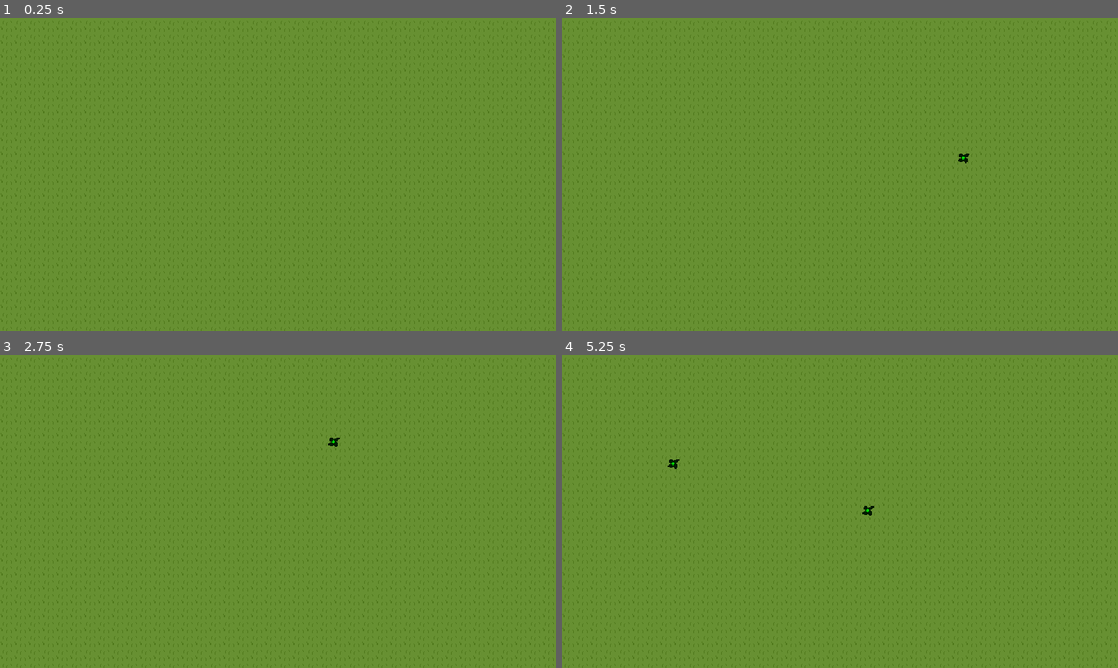
Above: before the commit, frames 1-4 (two rows, left to right).
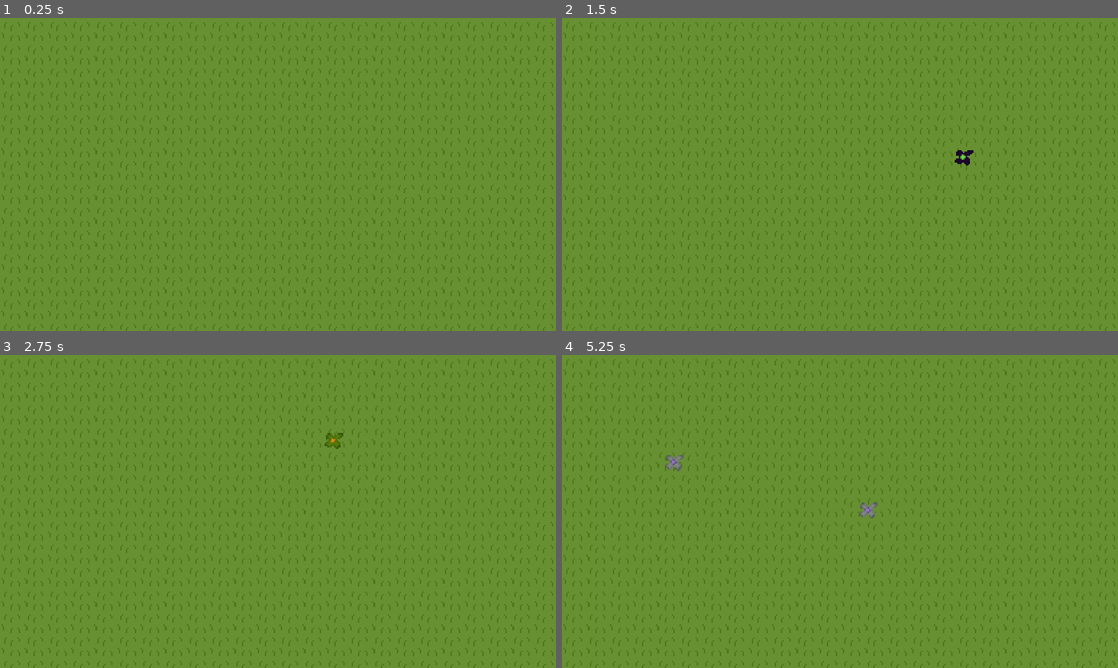
Above: after the commit, the same moments.

Repository: thejenske-dev/Godot-bloemGame
Game: Godot game, scene res://Scenes/test_initial.tscn
The game is run twice, just before and just after one commit, with the same random seed, the same clock (stepped at 60 frames per second) and the same inputs.
Inputs (mouse positions are in pixels of both pictures, inside the frame that each line leads up to):
- Up to frame 1 (0.25 s): no input
- Up to frame 2 (1.5 s): tap Enter at 0.5 s; move the mouse to (962, 158) at 0.52 s; hold Up (arrow_up) 0.53-1.28 s; click (962, 158) at 0.6 s; tap Mouse wheel down (Scroll_down, bound only after the commit) at 0.8, 1.35 s; tap R (Reset) at 1.25 s; move the mouse to (962, 158) at 1.27 s; hold Down (arrow_down) from 1.28 s (still down); click (962, 158) at 1.42 s
- Up to frame 3 (2.75 s): tap Mouse wheel up (Scroll_up, bound only after the commit) at 1.55, 2.1 s; tap R (Reset) at 2 s; move the mouse to (333, 442) at 2.02 s; release Down (arrow_down) at 2.03 s; hold Up (arrow_up) from 2.03 s (still down); click (333, 442) at 2.3 s
- Up to frame 4 (5.25 s): tap R (Reset) at 2.75, 3.5, 4.25 s; move the mouse to (812, 574) at 2.77 s; click (812, 574) at 2.85 s; tap Mouse wheel down (Scroll_down, bound only after the commit) at 3.05, 3.6 s; move the mouse to (812, 574) at 3.52 s; release Up (arrow_up) at 3.53 s; hold Down (arrow_down) from 3.53 s (still down); click (812, 574) at 3.67 s; tap Mouse wheel up (Scroll_up, bound only after the commit) at 3.8, 4.35 s; move the mouse to (673, 464) at 4.27 s; click (673, 464) at 4.55 s; move the mouse to (867, 511) at 5.02 s; click (867, 511) at 5.1 s

The runs differ from the first frame. In frame 2, 0.1% of the frame differs, in the area x 70-74%, y 42-48%; in frame 3, 0.1%; in frame 4, 0.2%, in the area x 18-57%, y 32-53%.

Commit message:
Bloemen veranderen nu van kleur door pijl omhoog/omlaag of scroll weel up en down

Diff:
--- a/Scenes/flower.gd
+++ b/Scenes/flower.gd
@@ -16,5 +16,6 @@
 		# Removes the scene/node from the game safely
 		queue_free() # Replace with function body.
 
-func changeColor(FlowerColor:Color) -> void:
-	$Flower_sprite.self_modulate = FlowerColor
+func changeColor(Center:Color,Leaves:Color) -> void:
+	$Flower_leaves.self_modulate = Leaves
+	$Flower_center.self_modulate = Center
--- a/Scenes/flower.tscn
+++ b/Scenes/flower.tscn
@@ -1,7 +1,8 @@
 [gd_scene format=3 uid="uid://dhruiusce838o"]
 
 [ext_resource type="Script" uid="uid://pqur0wcee3gn" path="res://Scenes/flower.gd" id="1_4r3j5"]
-[ext_resource type="Texture2D" uid="uid://bmmykrt0dticv" path="res://graphics/Flowers/Red_flower.png" id="1_s3cv5"]
+[ext_resource type="Texture2D" uid="uid://bq7v55wivk1y8" path="res://graphics/Flowers/Grayscale_flowerLeaves.png" id="2_hbmji"]
+[ext_resource type="Texture2D" uid="uid://cpq6f8b1dmg8t" path="res://graphics/Flowers/GrayScale_flowerCenter.png" id="3_88g82"]
 
 [sub_resource type="CircleShape2D" id="CircleShape2D_4r3j5"]
 radius = 8.0
@@ -9,11 +10,19 @@
 [node name="Flower" type="Node2D" unique_id=1531035598]
 script = ExtResource("1_4r3j5")
 
-[node name="Flower_sprite" type="Sprite2D" parent="." unique_id=1345069339]
+[node name="Flower_leaves" type="Sprite2D" parent="." unique_id=1345069339]
+self_modulate = Color(0.95686275, 0.17254902, 0.5019608, 1)
 texture_filter = 1
-texture = ExtResource("1_s3cv5")
+texture = ExtResource("2_hbmji")
+
+[node name="Flower_center" type="Sprite2D" parent="." unique_id=59234353]
+self_modulate = Color(0.50332844, 0.4525118, 0.78911275, 1)
+texture_filter = 1
+position = Vector2(0, -1)
+texture = ExtResource("3_88g82")
 
 [node name="Area2D" type="Area2D" parent="." unique_id=1524891180]
+visible = false
 
 [node name="Flower_area" type="CollisionShape2D" parent="Area2D" unique_id=1062308214]
 position = Vector2(1, -1)
--- a/flower_manager.gd
+++ b/flower_manager.gd
@@ -3,8 +3,10 @@
 var m_pos:Vector2
 var reset_active:bool = false
 var flowercolours_pos = 0
-var flowercolours = [0,0,0]
-var flowerColor : Color
+var flower_center_rgb = [0.957,0.173,0.502]
+var flower_leaves_rgb = [0.789, 0.623, 0.094]
+var flowerColor_center = Color(0.957,0.173,0.502)
+var flowerColor_leaves = Color(0.789, 0.623, 0.094)
 
 # Called when the node enters the scene tree for the first time.
 func _ready() -> void:
@@ -18,7 +20,9 @@
 		print(m_pos)
 		var flower_pos = Vector2(get_global_mouse_position())
 		new_flower.position = flower_pos
-		new_flower.changeColor(flowerColor)
+		new_flower.changeColor(flowerColor_center,flowerColor_leaves)
+		print("Center:" , flowerColor_center)
+		print("Leaves:" , flowerColor_leaves)
 		add_child(new_flower)
 
 
@@ -36,26 +40,24 @@
 			reset_active = false
 		else:
 			print("No flowers :)")
+	#Changing flower colours
+	if(Input.is_action_just_pressed("arrow_up") or Input.is_action_just_pressed("Scroll_up") ):
+		#Change flower colour sprite
+		setColors()
+		print("arrow_up pressed")
 
+	if(Input.is_action_just_pressed("arrow_down") or Input.is_action_just_pressed("Scroll_down")):
+		setColors()
+		print("arrow_down pressed")
+func setColors() -> void:
+	for i in range(flower_center_rgb.size()):
+		var randnr_cent = randf_range(0,1)
+		flower_center_rgb.set(i,randnr_cent)
+		print(i)
 
-	#Changing flower colours
-	if(Input.is_action_just_pressed("arrow_up")):
-		#Change flower colour sprite
-		if(flowercolours_pos <2):
-			flowercolours_pos +=1
-			flowercolours[flowercolours_pos] = 1
-		else:
-			flowercolours_pos =0
-			flowercolours[flowercolours_pos] = 1
-		flowerColor = Color(flowercolours[0],flowercolours[1],flowercolours[2])
-		print("arrow_up pressed")
-	if(Input.is_action_just_pressed("arrow_down")):
-		#Change flower colour sprite
-		if(flowercolours_pos >0):
-			flowercolours_pos -=1
-			flowercolours[flowercolours_pos] = 0
-		else:
-			flowercolours_pos =2
-			flowercolours[flowercolours_pos] = 0
-		flowerColor = Color(flowercolours[0],flowercolours[1],flowercolours[2])
-		print("arrow_down pressed")
+	for x in range(flower_leaves_rgb.size()):
+		var randnr_leave = randf_range(0,1)
+		flower_leaves_rgb.set(x, randnr_leave)
+
+	flowerColor_center = Color(flower_center_rgb[0],flower_center_rgb[1],flower_center_rgb[2])
+	flowerColor_leaves = Color(flower_leaves_rgb[0],flower_leaves_rgb[1],flower_center_rgb[2])
--- a/project.godot
+++ b/project.godot
@@ -17,12 +17,10 @@
 
 [display]
 
-window/size/viewport_width=640
-window/size/viewport_height=360
-window/size/mode=3
-window/size/window_width_override=1920
-window/size/window_height_override=1080
+window/size/viewport_width=1920
+window/size/viewport_height=1080
 window/stretch/mode="viewport"
+window/stretch/scale=5.0
 
 [input]
 
@@ -51,6 +49,16 @@
 "events": [Object(InputEventKey,"resource_local_to_scene":false,"resource_name":"","device":-1,"window_id":0,"alt_press …(195 unchanged characters)…
 ]
 }
+Scroll_up={
+"deadzone": 0.2,
+"events": [Object(InputEventMouseButton,"resource_local_to_scene":false,"resource_name":"","device":-1,"window_id":0,"alt_pressed":false,"shift_pressed":false,"ctrl_pressed":false,"meta_pressed":false,"button_mask":0,"position":Vector2(0, 0),"global_position":Vector2(0, 0),"factor":1.0,"button_index":4,"canceled":false,"pressed":false,"double_click":false,"script":null)
+]
+}
+Scroll_down={
+"deadzone": 0.2,
+"events": [Object(InputEventMouseButton,"resource_local_to_scene":false,"resource_name":"","device":-1,"window_id":0,"alt_pressed":false,"shift_pressed":false,"ctrl_pressed":false,"meta_pressed":false,"button_mask":0,"position":Vector2(0, 0),"global_position":Vector2(0, 0),"factor":1.0,"button_index":5,"canceled":false,"pressed":false,"double_click":false,"script":null)
+]
+}
 
 [physics]
 
Not shown, changed: export_presets.cfg
Binary file added: graphics/Flowers/GrayScale_flowerCenter.png
Not shown, added: graphics/Flowers/GrayScale_flowerCenter.png.import
Binary file added: graphics/Flowers/Grayscale_flowerLeaves.png
Not shown, added: graphics/Flowers/Grayscale_flowerLeaves.png.import
Not shown, added: Bloemania.console.exe
Not shown, added: Bloemania.exe
Not shown, added: Bloemania.pck
Not shown, added: graphics/Flowers/GrayScale_flowerCenter.pxo
Not shown, added: graphics/Flowers/Grayscale_flowerLeaves.pxo
Not shown, added: graphics/Flowers/Red_flower.png.pxo
Not shown, changed: graphics/Flowers/flower.pxo
